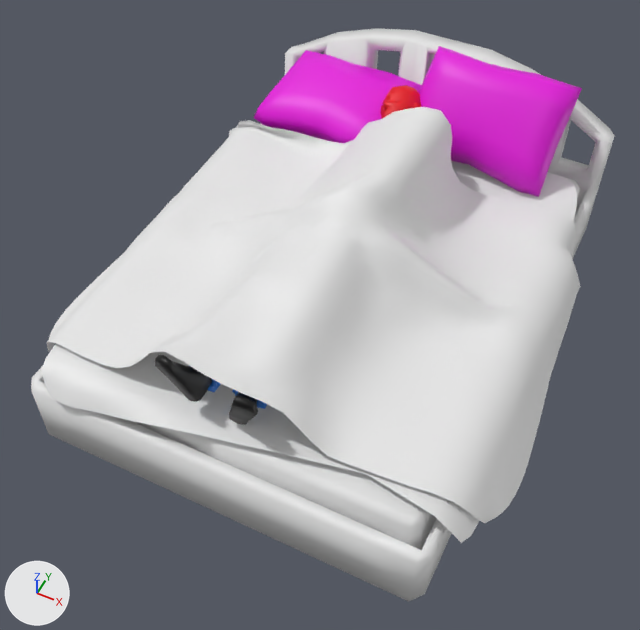
One commit to the FBX model Assets/Models/HG_Models/BedFilled.fbx: the scene before it, then after it.
Before and after are seen from a 50 mm lens placed at (2.38, -5.09, 6.95), pointed at (-0.03, -0.26, 0.92). Lighting does not change. The marker at lower left points along +X, +Y and +Z. The picture after the commit comes second. Where no turn or scale is listed for an object, it has been applied to the vertices. Vertices at exactly the same position are counted once.

The older version as bpy lines, for what is in view:
```python
me_cube_012 = bpy.data.meshes.new('Cube.012')
me_cube_012.from_pydata(...)  # 2258 vertices, 2158 faces; spans x -1.94..1.99, y -2.73..2.16, z -0.94..1.06
# faces by material slot: [1982, 176]
me_cube_012.materials.append(mat_default)  # white #e7e7e7
me_cube_012.materials.append(mat_pillow)  # pink #e700dd
me_cube_013 = bpy.data.meshes.new('Cube.013')
me_cube_013.from_pydata(...)  # 1214 vertices, 1143 faces; spans x -0.66..0.42, y -2.02..2.14, z 1.14..2.19
# faces by material slot: [293, 227, 526, 97]
me_cube_013.materials.append(mat_sweater)  # white #e7e7e7
me_cube_013.materials.append(mat_boot)  # black #000000
me_cube_013.materials.append(mat_head)  # red #e70017
me_cube_013.materials.append(mat_pants)  # blue #0079e7
me_plane_001 = bpy.data.meshes.new('Plane.001')
me_plane_001.from_pydata(...)  # 1089 vertices, 1024 faces; spans x -2.21..2.15, y -1.89..1.56, z -1.67..-0.27
ob_3_003 = bpy.data.objects.new('3.003', me_cube_013)
ob_3_003.location = (0.0, 0.0, 0.0)
ob_bed = bpy.data.objects.new('Bed', me_cube_012)
ob_bed.location = (0.0, 0.5, 1.16)
ob_plane = bpy.data.objects.new('Plane', me_plane_001)
ob_plane.location = (0.0, 0.0, 2.49)
```
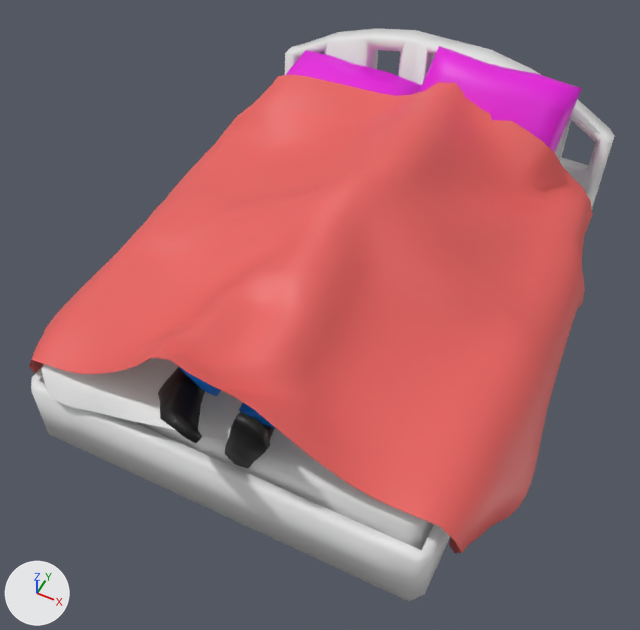
Boxes [x1, y1, x2, y2] around the edits, measured in the pictures (640 x 630 px):
'Bed', reshaped
    before: [31, 28, 615, 601]
    after: [29, 28, 615, 601]
'Plane', deleted
    before: [47, 107, 580, 523]
'3.003', deleted
    before: [155, 85, 421, 425]
    faces in mat_boot (black #000000): [155, 355, 258, 425]
    faces in mat_head (red #e70017): [380, 85, 421, 118]
    faces in mat_pants (blue #0079e7): [208, 378, 267, 409]
part 1 of me_cube_012, added (red)
    after: [29, 74, 592, 553]
part 2 of me_cube_012, added (black)
    after: [225, 412, 275, 468]
part 3 of me_cube_012, added (black)
    after: [158, 367, 205, 443]
part 4 of me_cube_012, added (mostly hidden)
    after: [239, 403, 275, 428]
part 5 of me_cube_012, added
    after: [179, 367, 221, 396]

Diff of the bpy script that builds the scene:
```diff
--- a/Assets/Models/HG_Models/BedFilled.fbx.py
+++ b/Assets/Models/HG_Models/BedFilled.fbx.py
@@ mat_blankey @@
+mat_blankey = principled_material('Blankey')
+mat_blankey.base_color = (0.8, 0.119, 0.112)  # red #e7615e
@@ me_cube_012 @@
 # used by ob_bed; location = (0.0, 0.5, 1.16)
-me_cube_012.from_pydata(...)  # 2258 vertices, 2158 faces; spans x -1.94..1.99, y -2.73..2.16, z -0.94..1.06
+me_cube_012.from_pydata(...)  # 3716 vertices, 3516 faces; spans x -2.3..2.22, y -2.89..2.16, z -0.94..1.1
+# me_cube_012 part 1: a new loose piece of 1089 vertices spanning x -2.3..2.22, y -2.58..1.56, z -0.51..1.1, in mat_blankey (red #e7615e)
+# me_cube_012 part 2: a new loose piece of 134 vertices spanning x 0.07..0.53, y -2.7..-2.08, z -0.01..0.79, in mat_boot (black #000000)
+# me_cube_012 part 3: a new loose piece of 115 vertices spanning x -0.57..0.07, y -2.89..-2.02, z 0.16..0.73, in mat_boot (black #000000)
+# me_cube_012 part 4: a new loose piece of 60 vertices spanning x 0.07..0.5, y -2.42..-2.06, z 0.03..0.47, in mat_pants (blue #0079e7)
+# me_cube_012 part 5: a new loose piece of 60 vertices spanning x -0.57..-0.08, y -2.42..-2.06, z 0.21..0.69, in mat_pants (blue #0079e7)
 me_cube_012.materials.append(mat_default)
 me_cube_012.materials.append(mat_pillow)
+me_cube_012.materials.append(mat_boot)  # black #000000
+me_cube_012.materials.append(mat_pants)  # blue #0079e7
+me_cube_012.materials.append(mat_blankey)  # red #e7615e
@@ ob_plane @@
-ob_plane = bpy.data.objects.new('Plane', me_plane_001)
-ob_plane.location = (0.0, 0.0, 2.49)
@@ ob_3_003 @@
-ob_3_003 = bpy.data.objects.new('3.003', me_cube_013)
-ob_3_003.location = (0.0, 0.0, 0.0)
```
